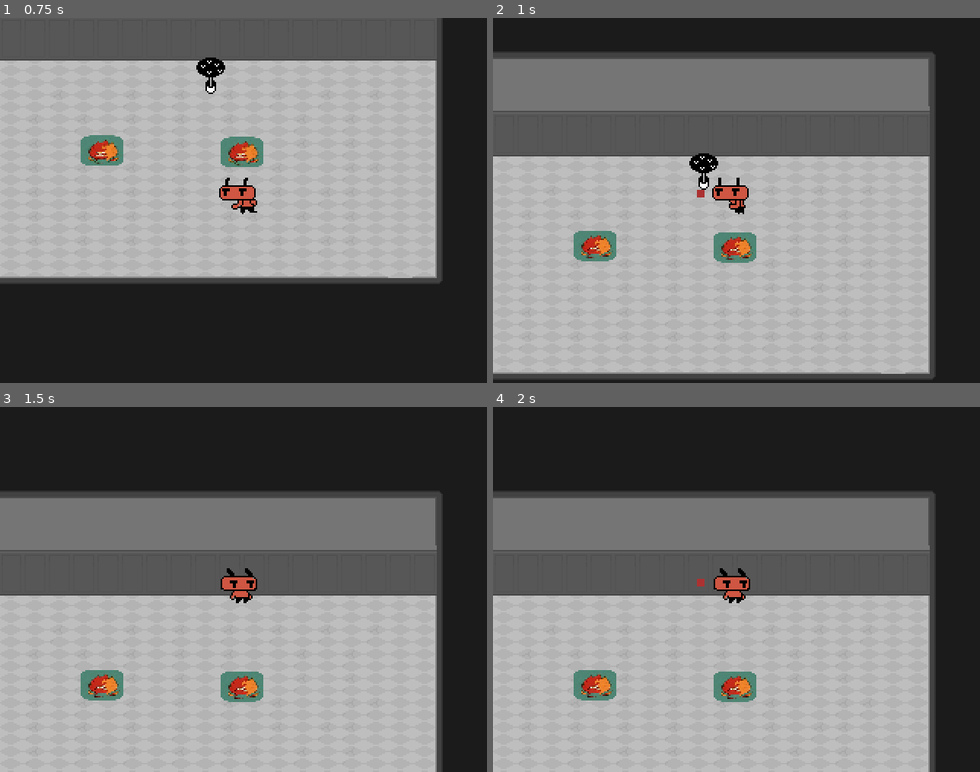
Above: before the commit, frames 1-4 (two rows, left to right).
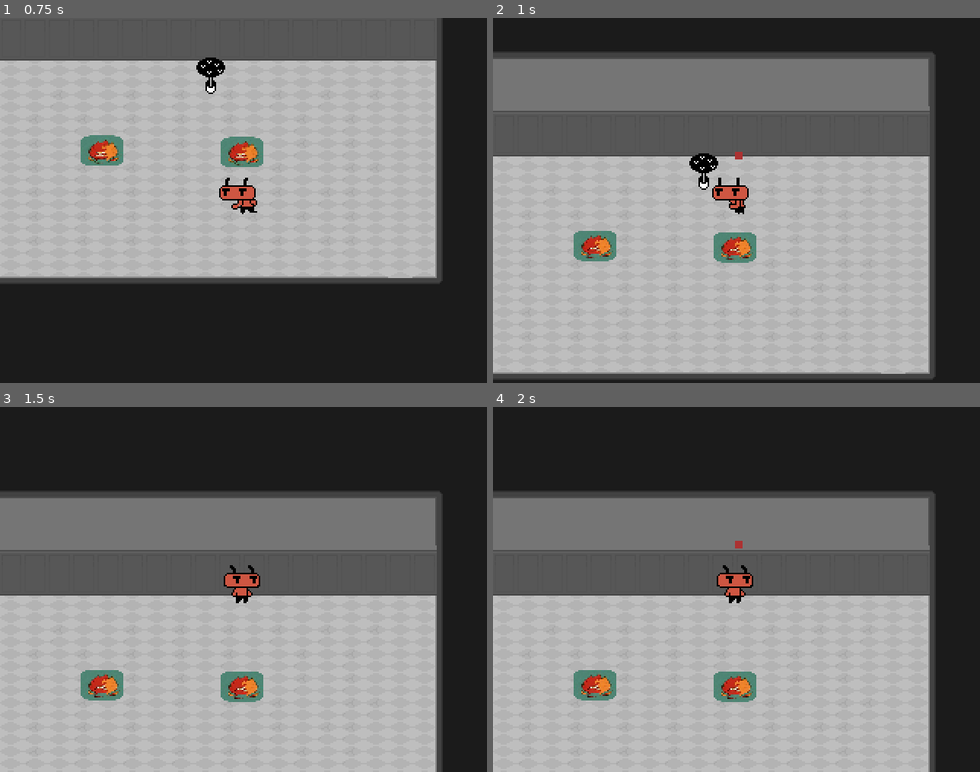
Above: after the commit, the same moments.

Repository: dead-rabbit-studio/hell-scout
Game: Godot game, scene res://main_game.tscn
Two runs of this game, one before a commit and one after it. Both use one fixed random seed, a clock stepped at 60 frames per second and the inputs below.
Inputs:
- Up to frame 1 (0.75 s): tap Enter at 0.5 s; hold Up (move_up) from 0.53 s (still down); tap Space (attack) at 0.6 s
- Up to frame 2 (1 s): keep holding Up (move_up)
- Up to frame 3 (1.5 s): keep holding Up (move_up); tap E (interact) at 1.25 s; tap Space (attack) at 1.35 s
- Up to frame 4 (2 s): keep holding Up (move_up)

Frame 1 is identical in both runs. In frame 2, less than 0.1% of the frame differs, in the area x 41-52%, y 36-50%; in frame 3, 0.3%; in frame 4, 0.4%, in the area x 41-54%, y 36-53%.

Commit message:
refactor: replace direction enums with Vector2
- Remove R.Directions and PLAYER_DIRECTION enums
- Update signal signatures to use Vector2 for direction
- Replace GUN_DIRECTION enum with Vector2 in Gun.gd
- Update melee_attack.gd to use Vector2 for attack direction
- Simplify direction handling in Player.gd using Vector2

Diff:
--- a/core/R.gd
+++ b/core/R.gd
@@ -1,6 +1,4 @@
 class_name R
-
-enum Directions {UP, RIGHT, DOWN, LEFT}
 
 const player_actions = {
     "attack": "attack",
--- a/core/warpzone/WarpZone.gd
+++ b/core/warpzone/WarpZone.gd
@@ -30,16 +30,15 @@
 
 		match exit_zone_direction:
 			WARP_DIRECTION.WARPABLE_DIRECTION:
-				var direction = body.get_current_direction()
-				match direction:
-					R.Directions.LEFT:
-						warp_player(body, Vector2.LEFT, body_width + padding)
-					R.Directions.UP:
-						warp_player(body, Vector2.UP, body_height + padding)
-					R.Directions.RIGHT:
-						warp_player(body, Vector2.RIGHT, body_width + padding)
-					R.Directions.DOWN:
-						warp_player(body, Vector2.DOWN, body_height + padding)
+				var direction = body._current_direction_vector
+				if direction == Vector2.LEFT:
+					warp_player(body, Vector2.LEFT, body_width + padding)
+				elif direction == Vector2.UP:
+					warp_player(body, Vector2.UP, body_height + padding)
+				elif direction == Vector2.RIGHT:
+					warp_player(body, Vector2.RIGHT, body_width + padding)
+				elif direction == Vector2.DOWN:
+					warp_player(body, Vector2.DOWN, body_height + padding)
 			WARP_DIRECTION.TOP:
 				if body._current_direction_vector.y >= 0:
 					warp_player(body, Vector2.UP, body_height + padding)
--- a/player/scouter/Player.gd
+++ b/player/scouter/Player.gd
@@ -1,7 +1,6 @@
 class_name Player extends CharacterBody2D
-enum PLAYER_DIRECTION { LEFT, TOP, RIGHT, BOTTOM }
 
-signal changed_direction(PLAYER_DIRECTION)
+signal changed_direction(direction: Vector2)
 signal player_position_update(Vector2)
 signal object_collected()
 
@@ -16,7 +15,7 @@
 @export var controller2: Controller
 
 var _current_direction_vector: Vector2 = Vector2.ZERO
-var _lastDirection: R.Directions = R.Directions.RIGHT
+var _last_direction: Vector2 = Vector2.RIGHT
 
 var _MeleeAttack: Area2D = preload(R.scenes.melee_attack).instantiate()
 
@@ -46,29 +45,14 @@
 
 func _move_player(direction: Vector2):
 	_current_direction_vector = direction
-	var player_direction: R.Directions = get_current_direction()
 
-	if player_direction != _lastDirection:
-		_lastDirection = player_direction
-		changed_direction.emit(_lastDirection)
+	if _current_direction_vector != _last_direction and _current_direction_vector != Vector2.ZERO:
+		_last_direction = _current_direction_vector
+		changed_direction.emit(_last_direction)
 
 	velocity = _current_direction_vector * speed
 	move_and_slide()
 	player_position_update.emit(global_position)
-
-func get_current_direction() -> R.Directions:
-	var playerDirection: R.Directions = _lastDirection;
-
-	if _current_direction_vector == Vector2(-1, 0):
-		playerDirection = R.Directions.LEFT
-	if _current_direction_vector == Vector2(0, -1):
-		playerDirection = R.Directions.UP
-	if _current_direction_vector == Vector2(1, 0):
-		playerDirection = R.Directions.RIGHT
-	if _current_direction_vector == Vector2(0, 1):
-		playerDirection = R.Directions.DOWN
-
-	return playerDirection;
 
 func _on_health_depleted():
 	die()
--- a/weapons/Gun.gd
+++ b/weapons/Gun.gd
@@ -1,9 +1,8 @@
 extends Node
-enum GUN_DIRECTION { LEFT, TOP, RIGHT, BOTTOM }
 signal gun_was_fired(bullet: RigidBody2D)
 
 @export var speed:int  = 1200
-@export var gun_direction: GUN_DIRECTION = GUN_DIRECTION.RIGHT
+@export var gun_direction: Vector2 = Vector2.RIGHT
 
 const _gun_front_position: int = 25
 
@@ -17,26 +16,13 @@
 	gun_was_fired.emit(bullet)
 
 func _get_bullet_direction() -> Vector2:
-	return _gun_front_direction_to_vector2(1, gun_direction)
+	return gun_direction
 
 func _gun_position() -> Vector2:
-	return _gun_front_direction_to_vector2(_gun_front_position, gun_direction)
-
-func _gun_front_direction_to_vector2(force: int, gunFrontDirection: GUN_DIRECTION) -> Vector2:
-	var resultVector: Vector2;
-	match(gunFrontDirection):
-		GUN_DIRECTION.LEFT:
-			resultVector = Vector2(-force, 0);
-		GUN_DIRECTION.TOP:
-			resultVector = Vector2(0, -force);
-		GUN_DIRECTION.RIGHT:
-			resultVector = Vector2(force, 0);
-		GUN_DIRECTION.BOTTOM:
-			resultVector = Vector2(0, force)
-	return resultVector;
+	return gun_direction * _gun_front_position
 
 func _on_bullet_spawner_timeout() -> void:
 	_shoot()
 
-func _on_player_changed_direction(PLAYER_DIRECTION):
-	gun_direction = PLAYER_DIRECTION;
+func _on_player_changed_direction(direction: Vector2):
+	gun_direction = direction;
--- a/weapons/melee_attack.gd
+++ b/weapons/melee_attack.gd
@@ -1,7 +1,7 @@
 class_name MeleeAttack extends HitBox
 var is_attacking = false
 
-@export var attack_direction: R.Directions = R.Directions.RIGHT
+@export var attack_direction: Vector2 = Vector2.RIGHT
 @onready var _melee_area_shape: RectangleShape2D = $CollisionShape2D.shape as RectangleShape2D
 @onready var _attack_vfx = $AttackVfx
 var player_position: Vector2 = Vector2.ZERO
@@ -21,31 +21,26 @@
         var flip_h = false
         var flip_v = false
 
-        match attack_direction:
-            R.Directions.LEFT:
-                _set_attack_position(Vector2(-melee_attack_horizontal_size.x, 0))
-                _set_attack_shape(melee_attack_horizontal_size)
-                _attack_vfx.rotation = 0
-                flip_h = true
-
-            R.Directions.UP:
-                _set_attack_position(Vector2(0, -melee_attack_vertical_size.y))
-                _set_attack_shape(melee_attack_vertical_size)
-                _attack_vfx.rotation = -90
-                # Remove the direct flip_v assignment here
-                flip_v = true
-
-            R.Directions.RIGHT:
-                _set_attack_position(Vector2(melee_attack_horizontal_size.x, 0))
-                _set_attack_shape(melee_attack_horizontal_size)
-                _attack_vfx.rotation = 0
-                flip_h = false
-
-            R.Directions.DOWN:
-                _set_attack_position(Vector2(0, melee_attack_vertical_size.y))
-                _set_attack_shape(melee_attack_vertical_size)
-                _attack_vfx.rotation = 90
-                flip_v = true
+        if attack_direction == Vector2.LEFT:
+            _set_attack_position(Vector2(-melee_attack_horizontal_size.x, 0))
+            _set_attack_shape(melee_attack_horizontal_size)
+            _attack_vfx.rotation = 0
+            flip_h = true
+        elif attack_direction == Vector2.UP:
+            _set_attack_position(Vector2(0, -melee_attack_vertical_size.y))
+            _set_attack_shape(melee_attack_vertical_size)
+            _attack_vfx.rotation = -90
+            flip_v = true
+        elif attack_direction == Vector2.RIGHT:
+            _set_attack_position(Vector2(melee_attack_horizontal_size.x, 0))
+            _set_attack_shape(melee_attack_horizontal_size)
+            _attack_vfx.rotation = 0
+            flip_h = false
+        elif attack_direction == Vector2.DOWN:
+            _set_attack_position(Vector2(0, melee_attack_vertical_size.y))
+            _set_attack_shape(melee_attack_vertical_size)
+            _attack_vfx.rotation = 90
+            flip_v = true
 
         _attack_vfx.flip_h = flip_h
         _attack_vfx.flip_v = flip_v
@@ -56,8 +51,8 @@
 func _set_attack_shape(size: Vector2) -> void:
     _melee_area_shape.size = size
 
-func _on_player_changed_direction(player_direction):
-    attack_direction = player_direction;
+func _on_player_changed_direction(direction: Vector2):
+    attack_direction = direction;
 
 func _on_player_position_update(player_position_update: Vector2):
     player_position = player_position_update
